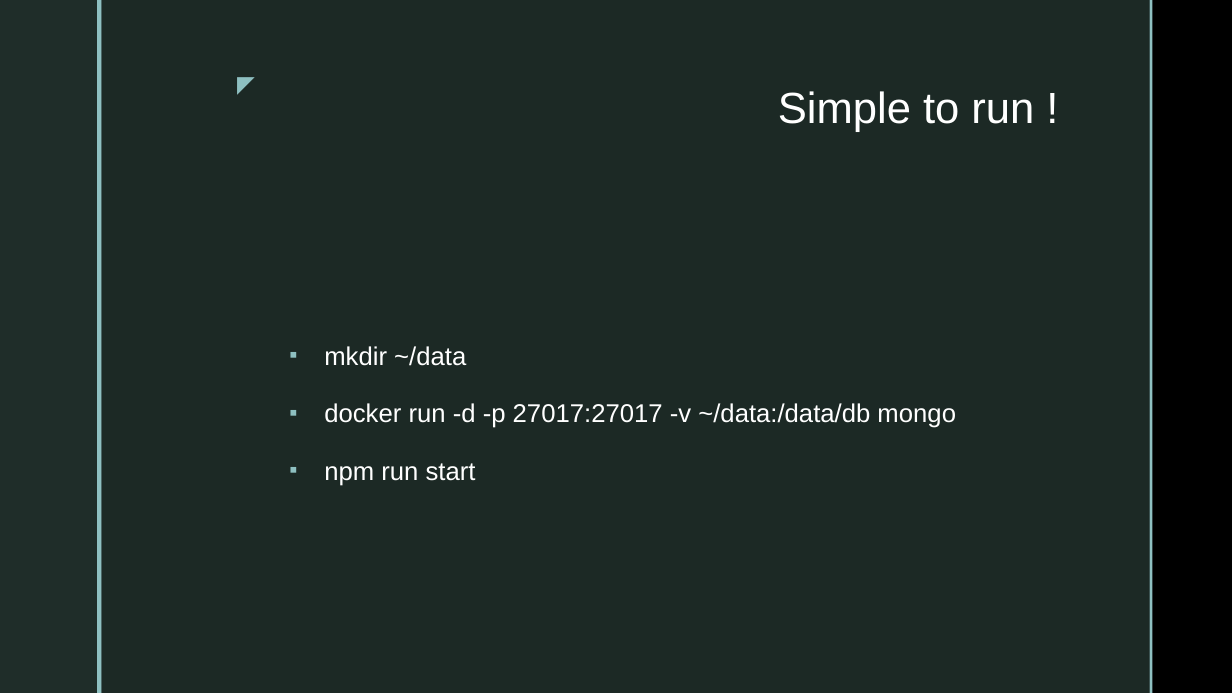
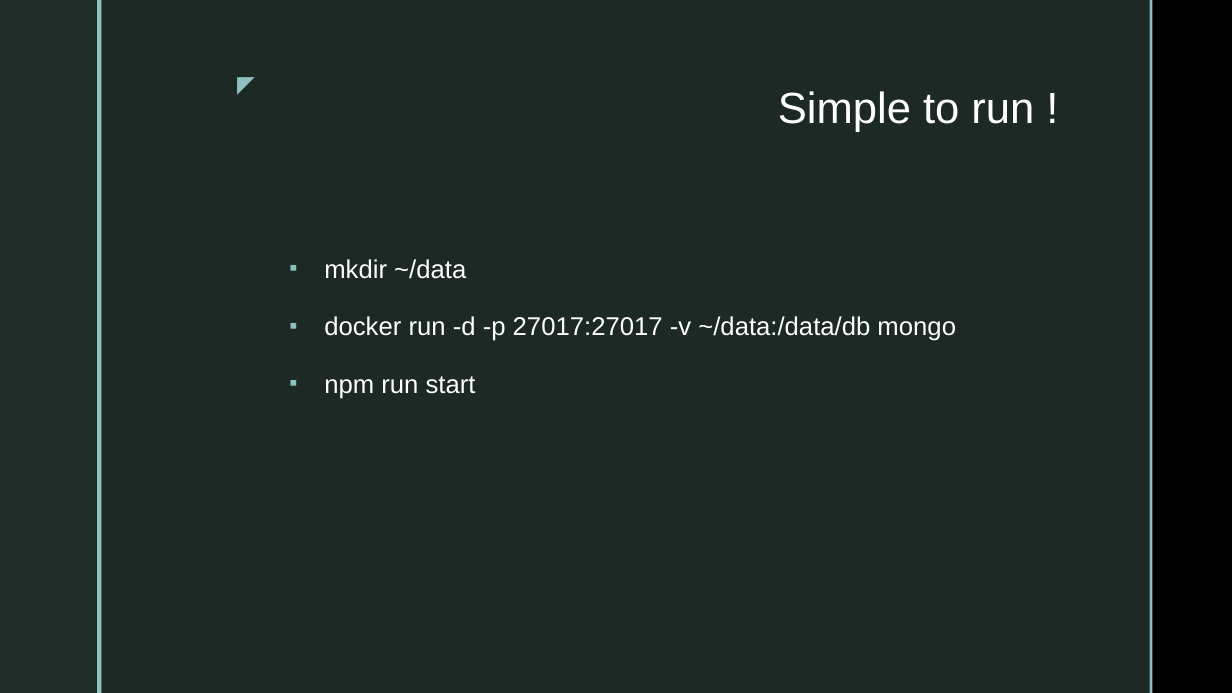
Before and after one commit to smccarthy/profile-service-presentation, a slide deck: slide 7 of profile-service-presentation.pptx (slide 6 before the commit). Drawn at 1232x693 pixels with LibreOffice and Linux fonts; fonts in the diff are those of the drawing; background and template pictures are left out. Boxes give left, top, right and bottom in pixels: in the first picture for what was removed or moved away, otherwise in the second. Text is boxed around its words. In the diff, an @@ line names an element or a change of style, - is before the commit and + after.

```diff
--- a/profile-service-presentation.pptx
+++ b/profile-service-presentation.pptx
@@ text "mkdir ~/data": place and size @@
-text "mkdir ~/data" at <box>324,346,956,486</box>
+text "mkdir ~/data" at <box>324,259,956,399</box>
```
Also in this commit, not shown: 4 other slides changed, 1 slide added, 1 other file.
